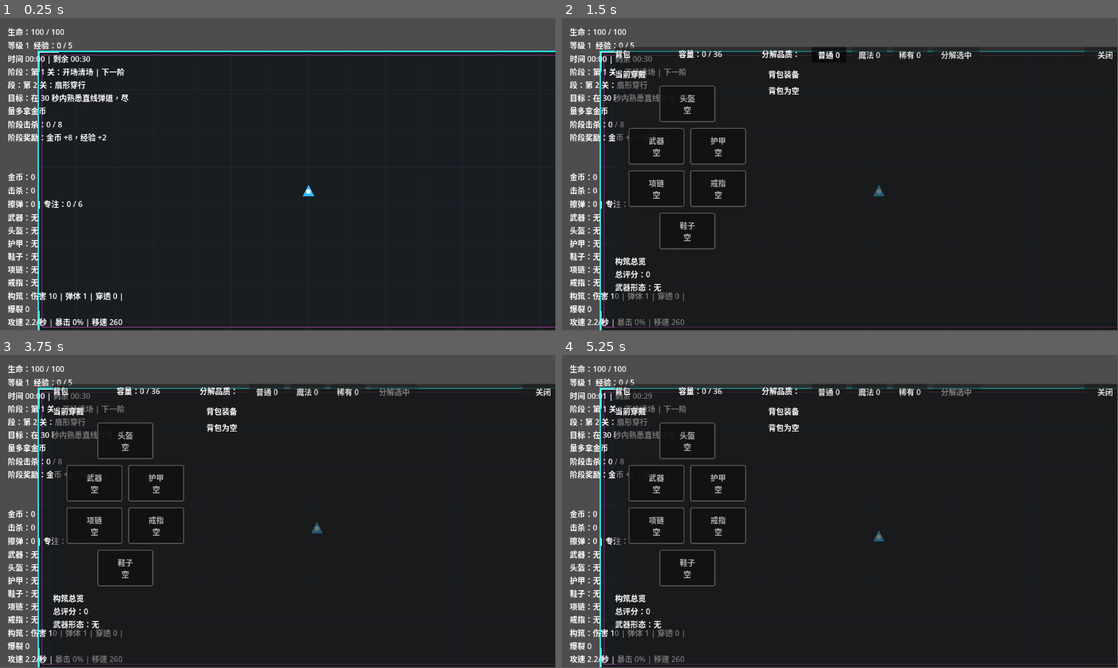
Above: before the commit, frames 1-4 (two rows, left to right).
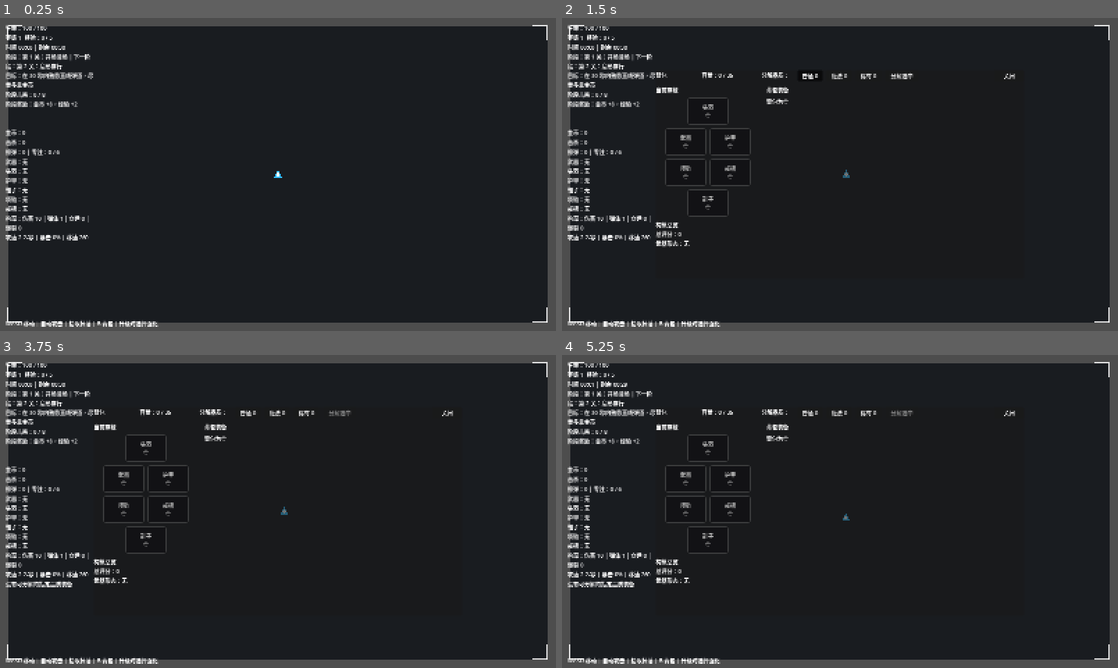
Above: after the commit, the same moments.

Repository: airisuzuki123/RogueLootPrototype
Game: Godot game, scene res://scenes/main.tscn
Two runs of this game, one before a commit and one after it. Both use one fixed random seed, a clock stepped at 60 frames per second and the inputs below.
Inputs (mouse positions are in pixels of both pictures, inside the frame that each line leads up to):
- Up to frame 1 (0.25 s): no input
- Up to frame 2 (1.5 s): tap Enter at 0.5 s; move the mouse to (962, 158) at 0.52 s; hold D (move_right) 0.53-1.25 s; tap B at 0.6 s; click (962, 158) at 0.67 s; click "普通 0" at 1.25 s
- Up to frame 3 (3.75 s): click "魔法 0" at 2 s; click "稀有 0" at 2.75 s; click "分解选中" at 3.5 s
- Up to frame 4 (5.25 s): click "关闭" at 4.25 s; tap Space at 5 s; move the mouse to (728, 527) at 5.02 s; hold S (move_down) from 5.03 s (still down); tap B at 5.1 s
In our replay, the window is 799x449 before the commit and 800x450 after it. These sizes can differ from the game's own. Grey fills any space a smaller window leaves; there, only what the larger window draws over its background counts as a difference.

The runs differ from the first frame. In frame 1, 18% of the frame differs, in the area x 1-100%, y 2-100%; in frame 2, 20%; in frame 3, 20%; in frame 4, 20%.

Commit message:
支持主场景全屏自适应

Diff:
--- a/project.godot
+++ b/project.godot
@@ -17,6 +17,13 @@
 config/name="Rogue Loot Prototype"
 run/main_scene="res://scenes/main.tscn"
 config/features=PackedStringArray("4.6")
+
+[display]
+
+window/size/viewport_width=1600
+window/size/viewport_height=900
+window/stretch/mode="canvas_items"
+window/stretch/aspect="expand"
 
 [autoload]
 
--- a/scripts/core/arena_bounds.gd
+++ b/scripts/core/arena_bounds.gd
@@ -2,13 +2,29 @@
 
 @export var arena_position: Vector2 = Vector2(80.0, 70.0)
 @export var arena_size: Vector2 = Vector2(1120.0, 580.0)
+@export var use_viewport_size: bool = true
+@export var viewport_margin: Vector2 = Vector2(24.0, 24.0)
 @export var grid_spacing: float = 80.0
 @export var grid_color: Color = Color(0.18, 0.42, 0.58, 0.18)
 @export var fill_color: Color = Color(0.02, 0.035, 0.06, 0.72)
 @export var border_color: Color = Color(0.15, 0.95, 1.0, 0.95)
 @export var inner_border_color: Color = Color(1.0, 0.35, 0.95, 0.55)
 
+func _ready() -> void:
+	get_viewport().size_changed.connect(_on_viewport_size_changed)
+
 func get_arena_rect() -> Rect2:
+	if use_viewport_size:
+		var viewport_size := get_viewport_rect().size
+		var margin := Vector2(
+			minf(viewport_margin.x, viewport_size.x * 0.18),
+			minf(viewport_margin.y, viewport_size.y * 0.18)
+		)
+		var size := Vector2(
+			maxf(320.0, viewport_size.x - margin.x * 2.0),
+			maxf(240.0, viewport_size.y - margin.y * 2.0)
+		)
+		return Rect2(margin, size)
 	return Rect2(arena_position, arena_size)
 
 func get_spawn_rect(margin: float = 24.0) -> Rect2:
@@ -57,3 +73,6 @@
 		var second_direction: Vector2 = directions[index][1]
 		draw_line(corner, corner + first_direction * mark_length, Color(1.0, 1.0, 1.0, 0.82), mark_width)
 		draw_line(corner, corner + second_direction * mark_length, Color(1.0, 1.0, 1.0, 0.82), mark_width)
+
+func _on_viewport_size_changed() -> void:
+	queue_redraw()
--- a/scripts/main.gd
+++ b/scripts/main.gd
@@ -36,6 +36,7 @@
 func _ready() -> void:
 	GameManager.reset_run()
 	enemy_spawn_timer.wait_time = 1.25
+	get_viewport().size_changed.connect(_on_viewport_size_changed)
 	_spawn_player()
 	_spawn_hud()
 	enemy_spawn_timer.timeout.connect(_spawn_enemy)
@@ -75,7 +76,7 @@
 	var enemy := ENEMY_SCENE.instantiate()
 	enemy.configure(_roll_enemy_type())
 	enemy.target = player
-	enemy.global_position = _random_spawn_position_around(player.global_position, spawn_radius)
+	enemy.global_position = _random_spawn_position_around(player.global_position, _get_dynamic_spawn_radius())
 	if enemy.has_method("set_movement_bounds"):
 		enemy.set_movement_bounds(_get_arena_rect())
 	add_child(enemy)
@@ -118,9 +119,10 @@
 
 func _random_spawn_position_around(center: Vector2, radius: float) -> Vector2:
 	var spawn_rect := _get_spawn_rect()
+	var minimum_distance := _get_dynamic_minimum_spawn_radius()
 	for attempt in range(18):
 		var angle := randf() * TAU
-		var spawn_distance := randf_range(minimum_spawn_radius, radius)
+		var spawn_distance := randf_range(minimum_distance, radius)
 		var position := center + Vector2(cos(angle), sin(angle)) * spawn_distance
 		if spawn_rect.has_point(position):
 			return position
@@ -157,6 +159,16 @@
 	if arena_warning.has_method("clear_warning"):
 		arena_warning.clear_warning()
 	_clear_active_combat_nodes()
+
+func _on_viewport_size_changed() -> void:
+	if arena_bounds != null:
+		arena_bounds.queue_redraw()
+	var arena_rect := _get_arena_rect()
+	if player != null and is_instance_valid(player) and player.has_method("set_movement_bounds"):
+		player.set_movement_bounds(arena_rect)
+	for enemy_node in get_tree().get_nodes_in_group("enemies"):
+		if enemy_node != null and is_instance_valid(enemy_node) and enemy_node.has_method("set_movement_bounds"):
+			enemy_node.set_movement_bounds(arena_rect)
 
 func _update_spawn_interval() -> void:
 	var phase_interval := GameManager.get_current_phase_spawn_interval()
@@ -459,6 +471,16 @@
 	var rect := _get_arena_rect()
 	return rect.position + rect.size * 0.5
 
+func _get_dynamic_spawn_radius() -> float:
+	var rect := _get_spawn_rect()
+	var diagonal := rect.size.length() * 0.5
+	return maxf(spawn_radius, diagonal)
+
+func _get_dynamic_minimum_spawn_radius() -> float:
+	var rect := _get_spawn_rect()
+	var short_side := minf(rect.size.x, rect.size.y)
+	return minf(maxf(minimum_spawn_radius, short_side * 0.42), maxf(120.0, short_side * 0.72))
+
 func _random_stage_event_position() -> Vector2:
 	var rect := _get_spawn_rect().grow(-64.0)
 	var center := _get_arena_center()
@@ -485,11 +507,12 @@
 			position = Vector2(randf_range(spawn_rect.position.x, spawn_rect.end.x), spawn_rect.end.y)
 		_:
 			position = Vector2(spawn_rect.position.x, randf_range(spawn_rect.position.y, spawn_rect.end.y))
-	if position.distance_to(center) < minimum_spawn_radius:
+	var minimum_distance := _get_dynamic_minimum_spawn_radius()
+	if position.distance_to(center) < minimum_distance:
 		var fallback_direction := center.direction_to(position)
 		if fallback_direction.is_zero_approx():
 			fallback_direction = Vector2.RIGHT.rotated(randf() * TAU)
-		position = center + fallback_direction * minimum_spawn_radius
+		position = center + fallback_direction * minimum_distance
 		position.x = clampf(position.x, spawn_rect.position.x, spawn_rect.end.x)
 		position.y = clampf(position.y, spawn_rect.position.y, spawn_rect.end.y)
 	return position
--- a/scripts/ui/hud.gd
+++ b/scripts/ui/hud.gd
@@ -56,17 +56,21 @@
 var event_choices: Array = []
 var game_over_label: Label
 var milestone_tween: Tween
+var hud_root: Control
 
 func _ready() -> void:
 	layer = 10
 	_build_ui()
 	_connect_signals()
+	get_viewport().size_changed.connect(_layout_for_viewport)
+	_layout_for_viewport()
 	_refresh_all()
 
 func _build_ui() -> void:
 	var root := Control.new()
 	root.set_anchors_preset(Control.PRESET_FULL_RECT)
 	add_child(root)
+	hud_root = root
 
 	var stats := VBoxContainer.new()
 	stats.position = Vector2(16, 16)
@@ -303,12 +307,59 @@
 	_on_loot_message_changed(GameManager.latest_loot_message)
 	_on_inventory_changed(GameManager.get_inventory_items())
 
+func _layout_for_viewport() -> void:
+	var viewport_size := get_viewport().get_visible_rect().size
+	if hint_label != null:
+		hint_label.position = Vector2(16.0, maxf(16.0, viewport_size.y - 34.0))
+	if shop_panel != null:
+		_center_control(shop_panel, Vector2(680.0, 560.0), viewport_size, 0.55)
+	if upgrade_panel != null:
+		_center_control(upgrade_panel, Vector2(500.0, 260.0), viewport_size, 0.45)
+	if equipment_choice_panel != null:
+		_center_control(equipment_choice_panel, Vector2(640.0, 380.0), viewport_size, 0.48)
+	if event_choice_panel != null:
+		_center_control(event_choice_panel, Vector2(580.0, 340.0), viewport_size, 0.48)
+	if game_over_label != null:
+		game_over_label.position = viewport_size * 0.5 - Vector2(190.0, 90.0)
+	if milestone_label != null:
+		milestone_label.custom_minimum_size = Vector2(minf(760.0, viewport_size.x - 96.0), 90.0)
+		milestone_label.position = Vector2((viewport_size.x - milestone_label.custom_minimum_size.x) * 0.5, 92.0)
+	if inventory_panel != null:
+		var inventory_size := Vector2(minf(1060.0, viewport_size.x - 96.0), minf(600.0, viewport_size.y - 96.0))
+		inventory_panel.custom_minimum_size = inventory_size
+		inventory_panel.position = (viewport_size - inventory_size) * 0.5
+	if detail_modal_panel != null:
+		var detail_size := Vector2(minf(720.0, viewport_size.x - 120.0), minf(580.0, viewport_size.y - 120.0))
+		detail_modal_panel.custom_minimum_size = detail_size
+		detail_modal_panel.position = (viewport_size - detail_size) * 0.5
+
+func _center_control(control: Control, desired_size: Vector2, viewport_size: Vector2, y_ratio: float) -> void:
+	var size := Vector2(
+		minf(desired_size.x, viewport_size.x - 96.0),
+		minf(desired_size.y, viewport_size.y - 96.0)
+	)
+	control.custom_minimum_size = size
+	control.position = Vector2(
+		(viewport_size.x - size.x) * 0.5,
+		maxf(48.0, viewport_size.y * y_ratio - size.y * 0.5)
+	)
+
+func _toggle_fullscreen() -> void:
+	var window := get_window()
+	if window.mode == Window.MODE_FULLSCREEN:
+		window.mode = Window.MODE_WINDOWED
+	else:
+		window.mode = Window.MODE_FULLSCREEN
+	_layout_for_viewport()
+
 func _unhandled_input(event: InputEvent) -> void:
 	if not (event is InputEventKey and event.pressed and not event.echo):
 		return
 	var key_event: InputEventKey = event as InputEventKey
 	if key_event.keycode == KEY_B:
 		GameManager.toggle_inventory_open()
+	elif key_event.keycode == KEY_F11:
+		_toggle_fullscreen()
 	elif key_event.keycode == KEY_ESCAPE and GameManager.is_shop_open:
 		GameManager.close_shop_event()
 	elif key_event.keycode == KEY_ESCAPE and GameManager.is_event_choice_open:
@@ -519,6 +570,7 @@
 	shop_panel.visible = is_open
 	if not is_open:
 		return
+	_layout_for_viewport()
 	_update_shop_title()
 	_refresh_shop_panel()
 
Not shown, changed: README.md
